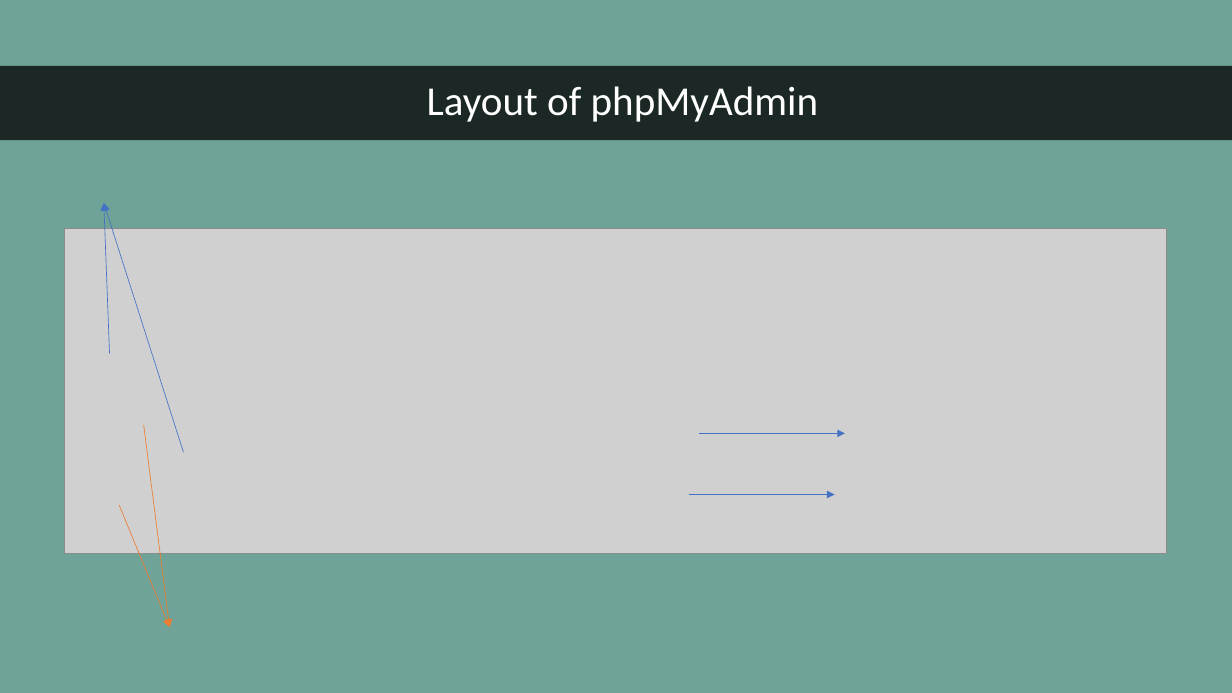
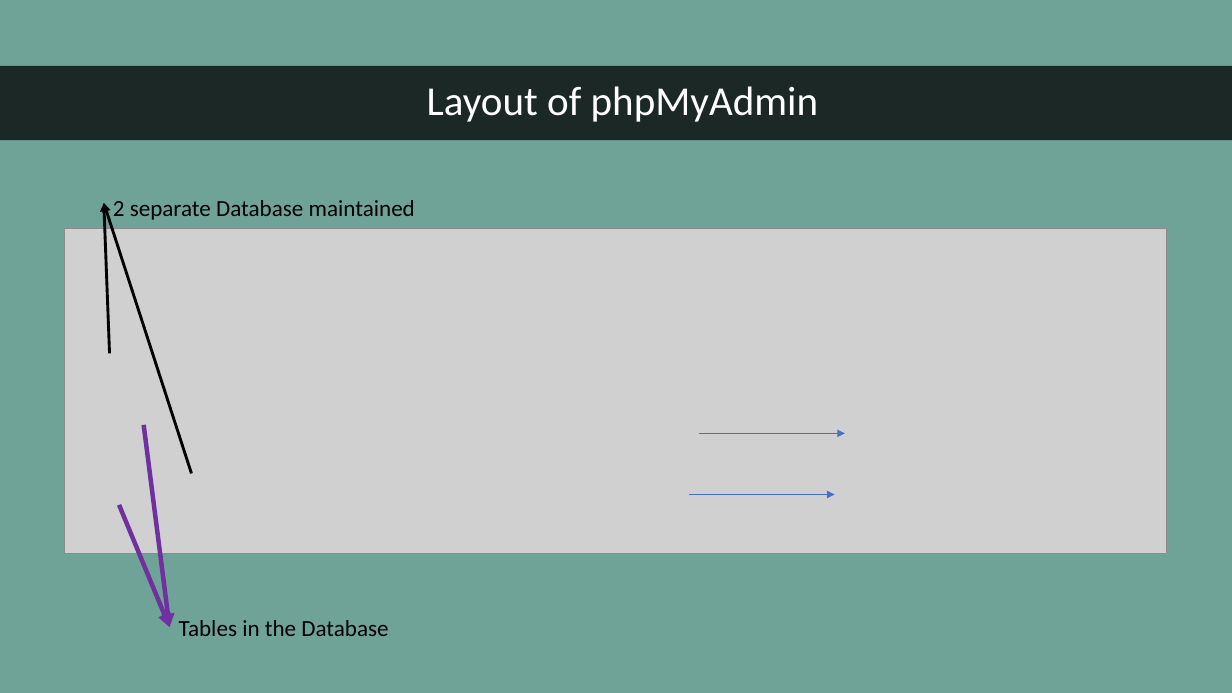
Before and after one commit to Su-Tangnu/NotifyMe, a slide deck: slide 12 of NotifyMe.pptx (slide 11 before the commit). Drawn at 1232x693 pixels with LibreOffice and Linux fonts; fonts in the diff are those of the drawing; grey boxes stand for pictures. Boxes give left, top, right and bottom in pixels: in the first picture for what was removed or moved away, otherwise in the second. Text is boxed around its words. In the diff, an @@ line names an element or a change of style, - is before the commit and + after.

Commit message:
Presentation

```diff
--- a/NotifyMe.pptx
+++ b/NotifyMe.pptx
@@ arrow (110, 353) - (104, 203): stroke #4472C4 0.5 pt to #000000 2.25 pt @@
@@ arrow moved from (184, 453) - (104, 203) to (191, 473) - (104, 203) @@
@@ arrow (191, 473) - (104, 203): stroke #4472C4 0.5 pt to #000000 2.25 pt @@
@@ text added at [113, 200, 415, 220], 18 pt, text #000000 @@
+2 separate Database maintained
@@ arrow (143, 425) - (170, 628): stroke #ED7D31 0.5 pt to #7030A0 3.5 pt @@
@@ arrow (119, 505) - (170, 628): stroke #ED7D31 0.5 pt to #7030A0 3.5 pt @@
@@ text added at [179, 620, 388, 636], 18 pt, text #000000 @@
+Tables in the Database
```
Also in this commit, not shown: 9 other slides changed, 2 slides added, 1 slide removed.
